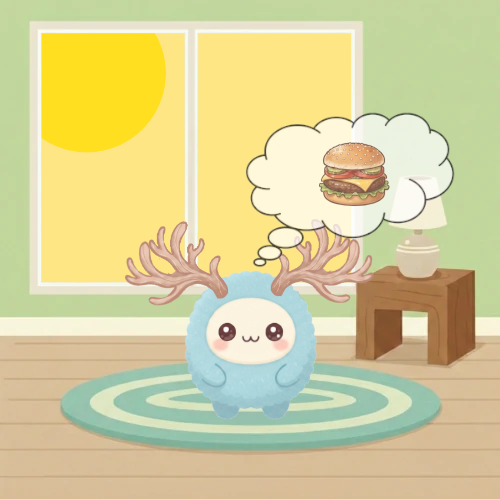
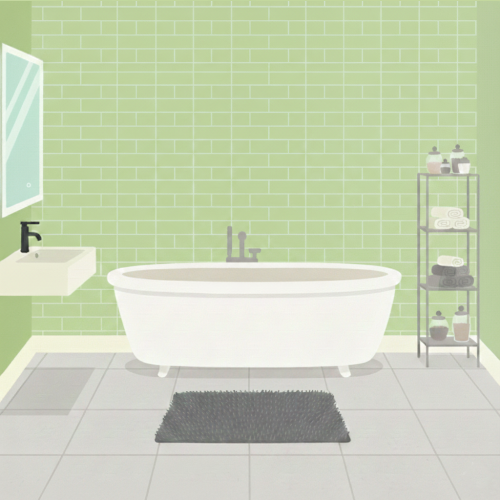
Layer changes from the first 500x500 image to the second:
hid group "Группа слоёв" (9 layers) over [124, 112, 455, 420]
moved "hamburger.webp" into group "Группа слоёв" over [319, 141, 390, 207]
moved "cloud.webp" into group "Группа слоёв" over [245, 112, 455, 269]
added layer "Копия shower-room.png" above "shower-room.png" over [171, 389, 338, 403]
showed "shower-room.png" over [0, 1, 500, 500]
